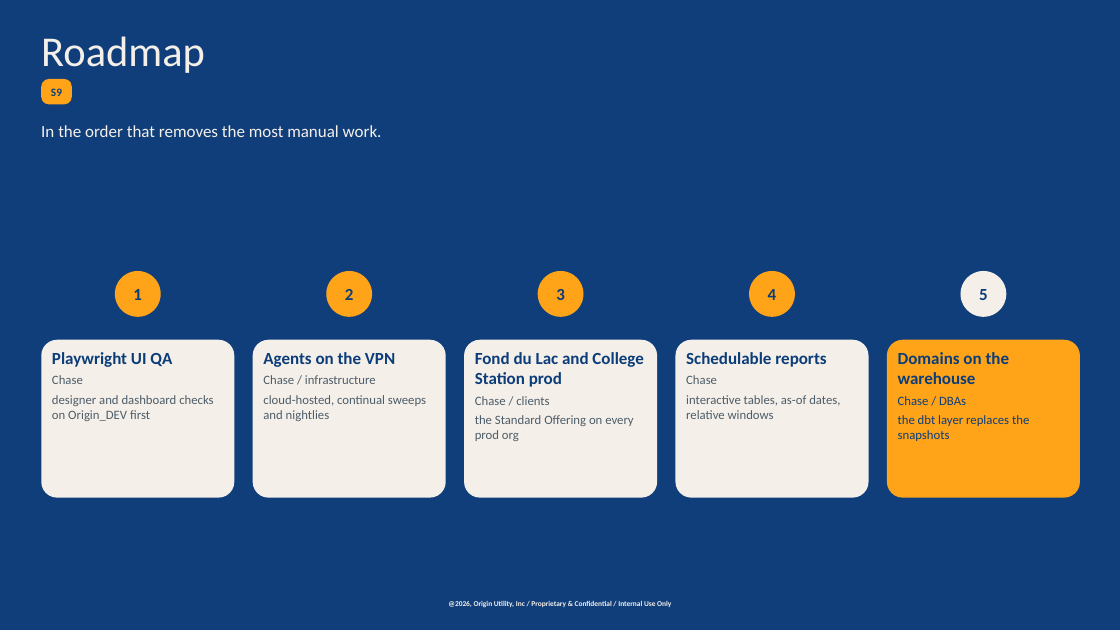
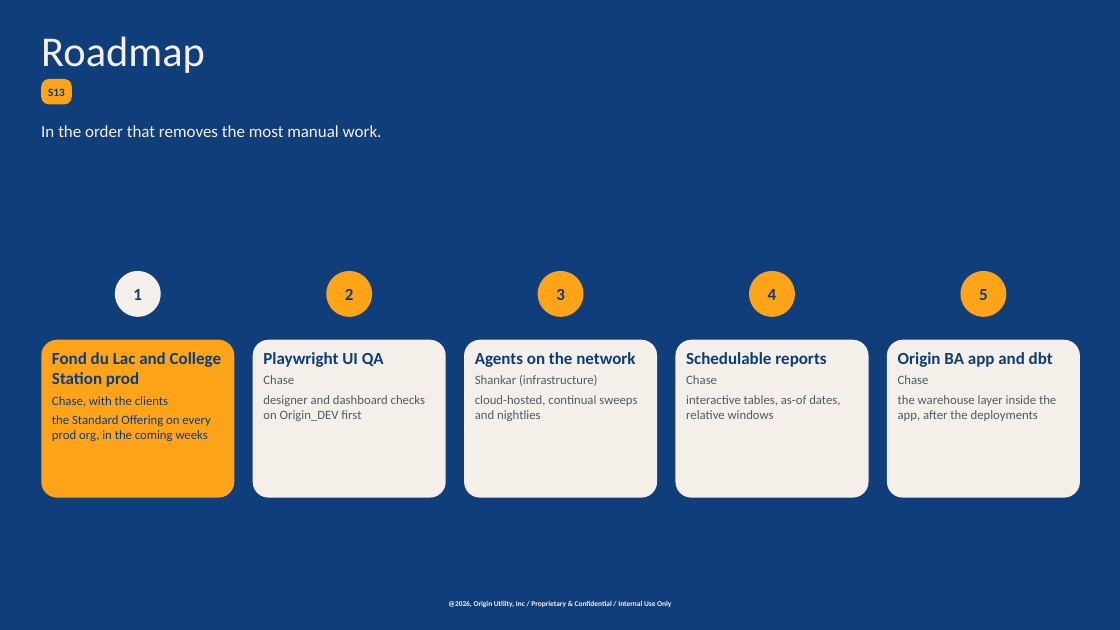
Before and after one commit to chasepowers59/OriginBA, a slide deck: slide 16 of jaspersoft/docs/OriginBA_Automated_Deployment.pptx (slide 12 before the commit). Drawn at 1120x630 pixels with LibreOffice and Linux fonts; fonts in the diff are those of the drawing; background and template pictures are left out; a plain dark background stands for a picture behind light text. Boxes give left, top, right and bottom in pixels: in the first picture for what was removed or moved away, otherwise in the second. Text is boxed around its words. In the diff, an @@ line names an element or a change of style, - is before the commit and + after.

```diff
--- a/jaspersoft/docs/OriginBA_Automated_Deployment.pptx
+++ b/jaspersoft/docs/OriginBA_Automated_Deployment.pptx
@@ text in rounded rectangle at [48, 88, 65, 96]: text changed @@
-S9
+S13
@@ ellipse "1" at [115, 271, 160, 317]: fill #FFA418 to #F5EFE9 @@
@@ ellipse "5" at [961, 271, 1006, 317]: fill #F5EFE9 to #FFA418 @@
@@ rounded rectangle "Fond du Lac and College ..." at [41, 340, 234, 498]: fill #F5EFE9 to #FFA418 @@
@@ text in rounded rectangle at [52, 352, 221, 441]: text changed; text colour #4C5D69 to #0B3D7A @@
-Playwright UI QA
-Chase
-designer and dashboard checks on Origin_DEV first
+Fond du Lac and College Station prod
+Chase, with the clients
+the Standard Offering on every prod org, in the coming weeks
@@ text in rounded rectangle at [263, 352, 425, 421]: text changed @@
-Agents on the VPN
-Chase / infrastructure
-cloud-hosted, continual sweeps and nightlies
+Playwright UI QA
+Chase
+designer and dashboard checks on Origin_DEV first
@@ text in rounded rectangle at [475, 352, 637, 421]: text changed @@
-Fond du Lac and College Station prod
-Chase / clients
-the Standard Offering on every prod org
+Agents on the network
+Shankar (infrastructure)
+cloud-hosted, continual sweeps and nightlies
@@ rounded rectangle "Origin BA app and dbt" at [887, 340, 1080, 498]: fill #FFA418 to #F5EFE9 @@
@@ text in rounded rectangle at [898, 352, 1056, 421]: text changed; text colour #0B3D7A to #4C5D69 @@
-Domains on the warehouse
-Chase / DBAs
-the dbt layer replaces the snapshots
+Origin BA app and dbt
+Chase
+the warehouse layer inside the app, after the deployments
```
Also in this commit, not shown: 9 other slides changed, 6 slides added, 2 slides removed, 4 other files.
